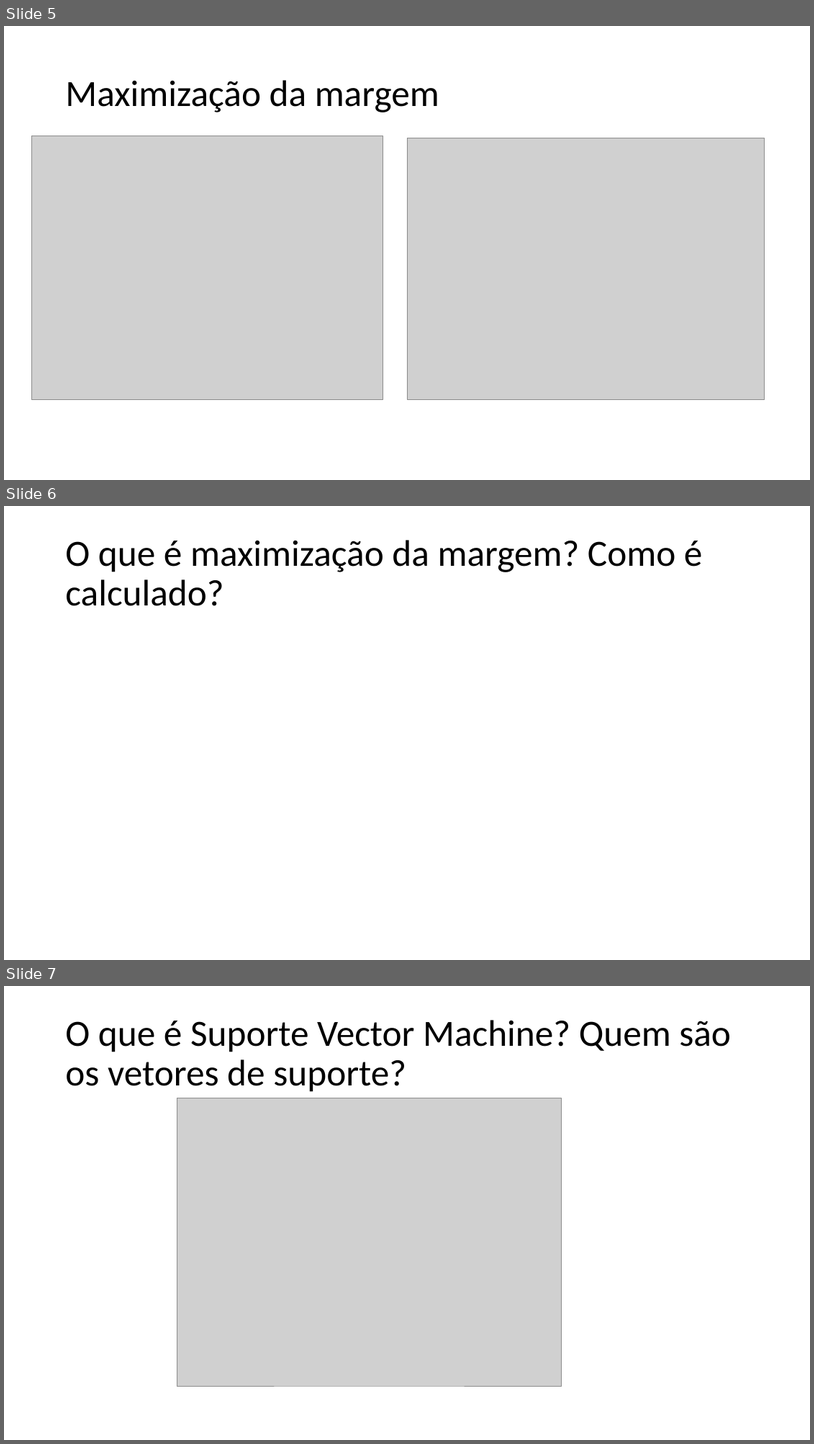
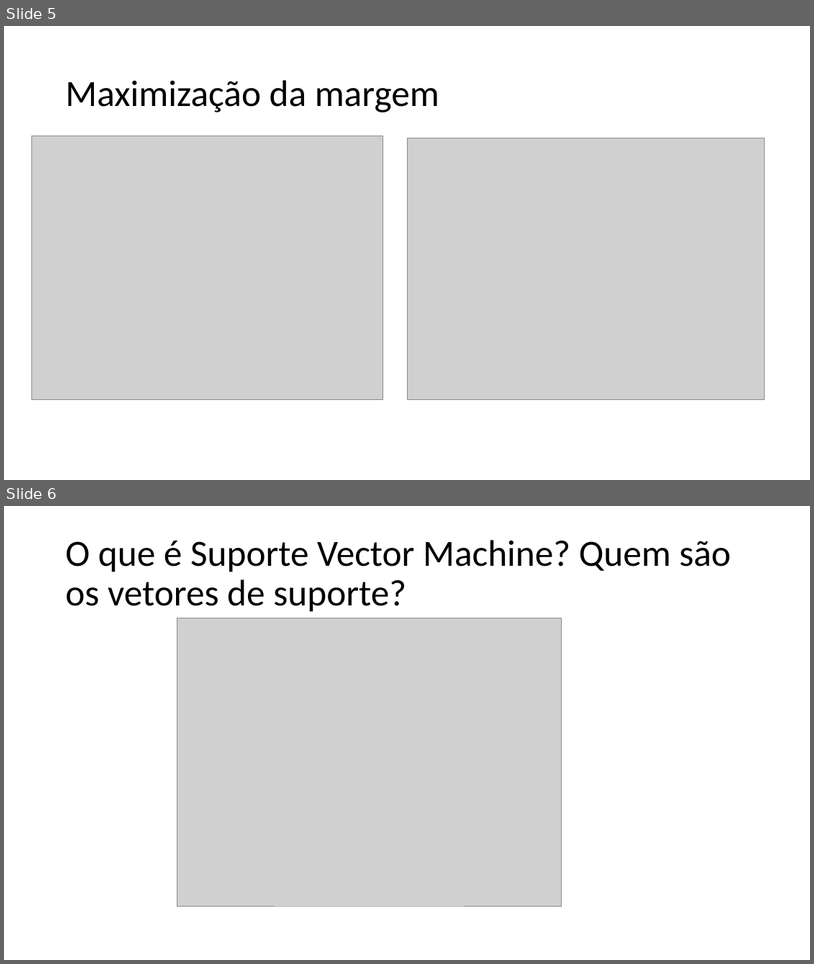
Before and after one commit to mrezende/ml-discipline, a slide deck: presentation/PresentationSVM.pptx. Shown one above the other, each under a label of ours: slides 5, 6 and 7 before the commit, slides 5 and 6 after it. The pictures are 814x1444 and 814x964 pixels, drawn with LibreOffice and Linux fonts; fonts in the diff are those of the drawing; grey boxes stand for pictures. Boxes give left, top, right and bottom in pixels: in the first picture for what was removed or moved away, otherwise in the second. Text is boxed around its words. In the diff, an @@ line names an element or a change of style, - is before the commit and + after.

```diff
--- a/presentation/PresentationSVM.pptx
+++ b/presentation/PresentationSVM.pptx
@@ slide 6 removed at (x1=4, y1=506, x2=810, y2=960), background #FFFFFF @@
@@ title removed at (x1=65, y1=540, x2=703, y2=606) @@
-O que é maximização da margem? Como é calculado?
@@ what was slide 7 is now slide 6 @@
```
Also in this commit, not shown: 2 slides added.
